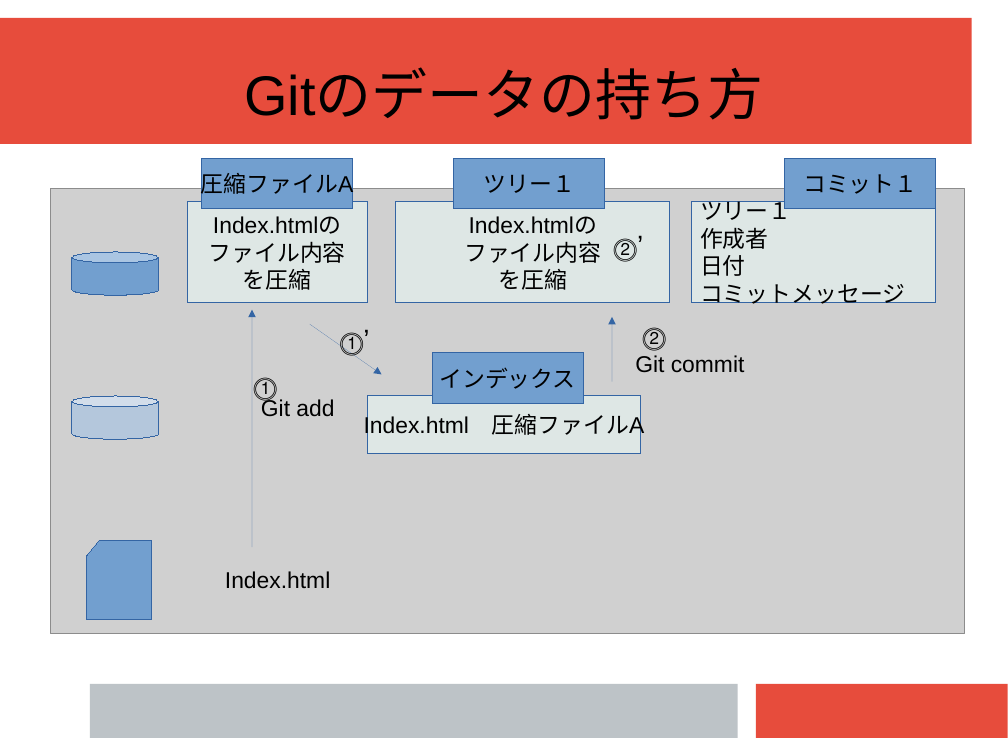
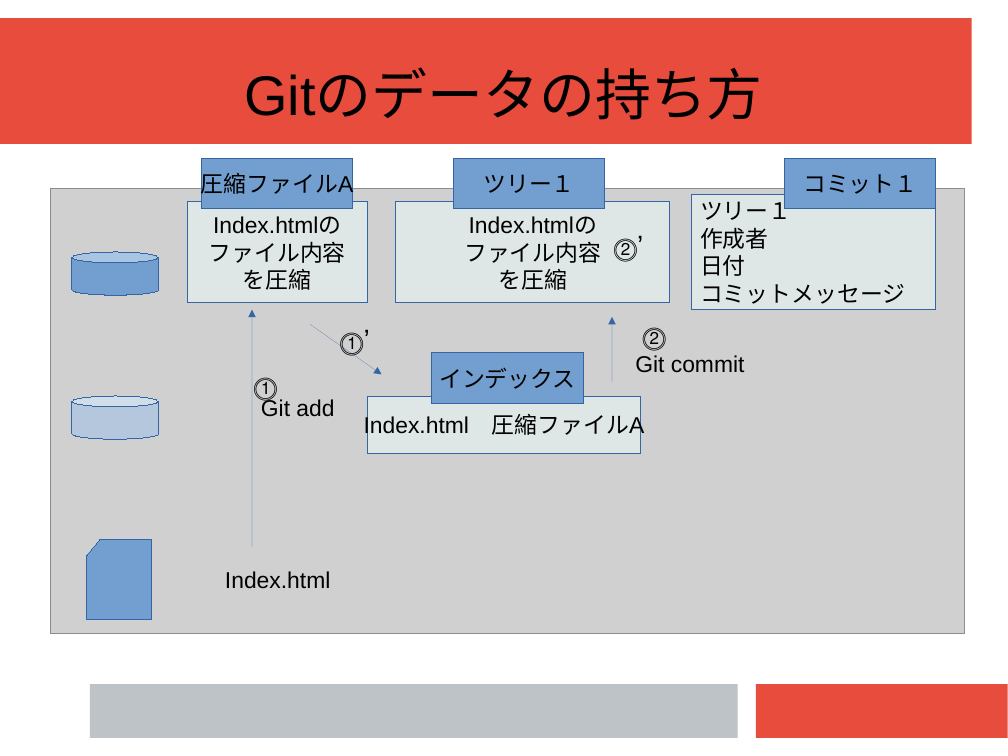
Before and after one commit to workingg/working_g, a slide deck: slide 12 of 資料/発表資料.pptx. Drawn at 1008x756 pixels with LibreOffice and Linux fonts; fonts in the diff are those of the drawing; grey boxes stand for pictures. Boxes give left, top, right and bottom in pixels: in the first picture for what was removed or moved away, otherwise in the second. Text is boxed around its words. In the diff, an @@ line names an element or a change of style, - is before the commit and + after.

```diff
--- a/資料/発表資料.pptx
+++ b/資料/発表資料.pptx
@@ rectangle "ツリー１": place and size @@
-rectangle "ツリー１" at bbox=[692, 201, 937, 302]
+rectangle "ツリー１" at bbox=[692, 195, 937, 310]
```
Also in this commit, not shown: 1 other slide changed, 1 slide added.
